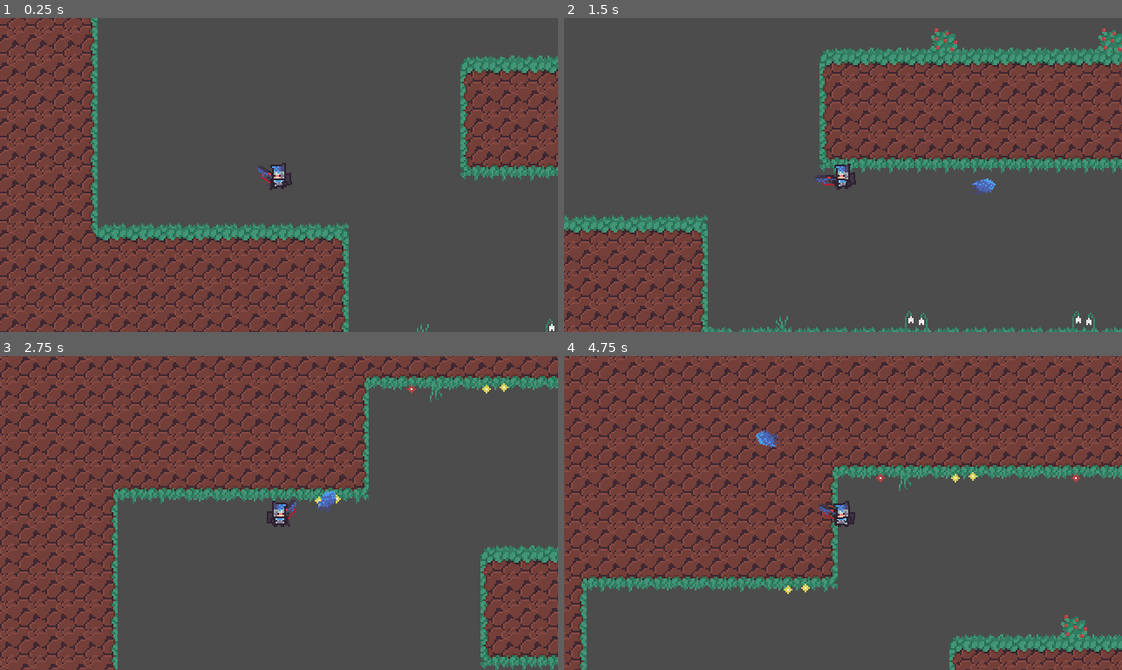
Above: before the commit, frames 1-4 (two rows, left to right).
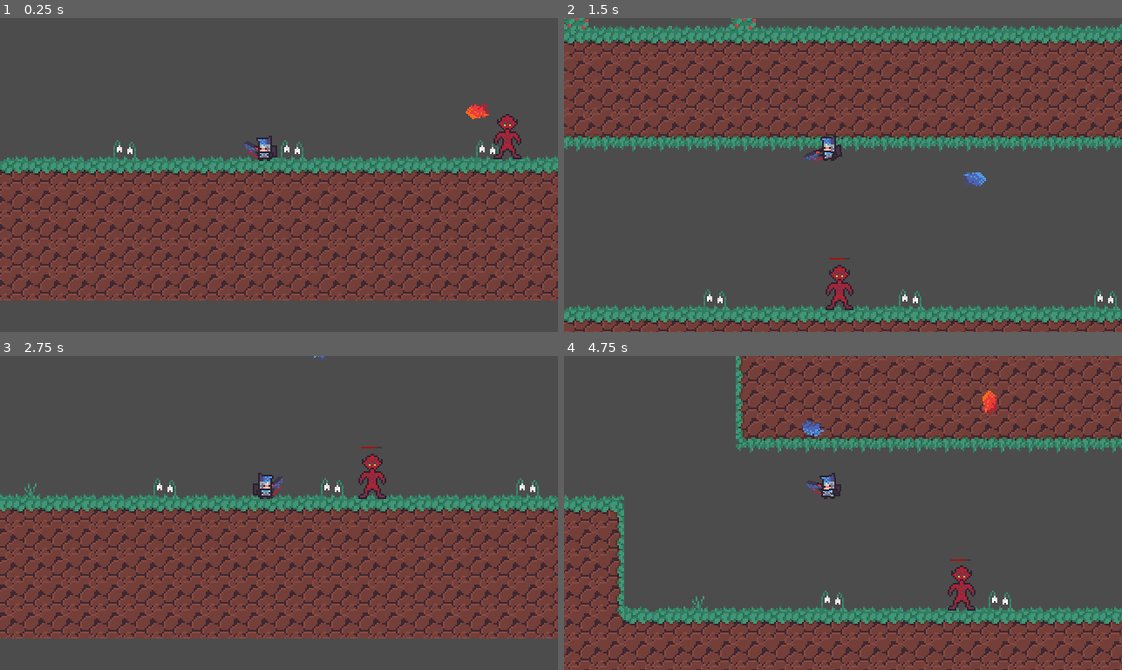
Above: after the commit, the same moments.

Repository: Riudin/Rogue-Worlds
Game: Godot game, scene res://MainScenes/World.tscn
Same seed, same stepped clock (60 frames per second), same inputs: the game is played once before the commit and once after it.
Inputs (mouse positions are in pixels of both pictures, inside the frame that each line leads up to):
- Up to frame 1 (0.25 s): no input
- Up to frame 2 (1.5 s): move the mouse to (965, 159) at 0.52 s; press the mouse at (965, 159) at 0.53 s; hold E (dash_right) from 0.53 s (still down); tap Space (jump) at 0.77, 0.8, 1.07, 1.35 s; move the mouse to (731, 190) at 1.27 s; release the mouse at (731, 190) at 1.28 s
- Up to frame 3 (2.75 s): tap Space (jump) at 1.52, 1.82, 2.3 s; click (167, 528) at 1.55 s; move the mouse to (334, 443) at 2.02 s; release E (dash_right) at 2.03 s; press the mouse at (334, 443) at 2.03 s; hold Q (dash_left) from 2.03 s (still down)
- Up to frame 4 (4.75 s): move the mouse to (815, 575) at 2.77 s; release Q (dash_left) at 2.78 s; release the mouse at (815, 575) at 2.78 s; hold E (dash_right) 2.78-4.28 s; click (815, 575) at 2.85 s; tap Space (jump) at 3.02, 3.32, 3.6, 3.77, 4.07, 4.52 s; move the mouse to (1010, 560) at 3.52 s; move the mouse to (675, 465) at 4.27 s; hold Q (dash_left) from 4.28 s (still down); click (675, 465) at 4.35 s

The runs differ from the first frame. In frame 1, 55% of the frame differs, in the area x 0-100%, y 0-100%; in frame 2, 49%; in frame 3, 74%; in frame 4, 62%.

Commit message:
Made the enemy seek the player and shoot
a lot of code borrowed from risk of ghosts

Diff:
--- /dev/null
+++ b/Godot Project/Enemies/Enemy.gd
@@ -0,0 +1,230 @@
+extends KinematicBody2D
+
+export(int) var RUN_SPEED = 100
+export(int) var ACCELERATION = 1200
+export(int) var FRICTION = 25*60
+export(int) var KNOCKBACK = 2
+#export(int) var MAX_FALL_SPEED = 400
+##export(int) var DASH_SPEED = 600
+#
+#export(float) var JUMP_HEIGHT = 100.0
+#export(float) var JUMP_TIME_TO_PEAK = 0.5
+#export(float) var JUMP_TIME_TO_DESCEND = 0.4
+#
+#onready var jump_velocity : float = (2.0 * JUMP_HEIGHT) / JUMP_TIME_TO_PEAK * -1.0
+#onready var jump_gravity : float = (-2.0 * JUMP_HEIGHT) / (JUMP_TIME_TO_PEAK * JUMP_TIME_TO_PEAK) * -1.0
+#onready var fall_gravity : float = (-2.0 * JUMP_HEIGHT) / (JUMP_TIME_TO_DESCEND * JUMP_TIME_TO_DESCEND) * -1.0
+
+
+
+export(int) var health = 4
+#export(int) var speed = 500
+export(int) var damage = 2
+export(int) var gravity = 20
+export(int) var projectile_range = 100
+export(int) var projectile_speed = 400
+export(String, "normal", "boss") var enemy_type = "normal"
+export(String) var boss_name = null
+export(PackedScene) onready var projectile
+
+enum {
+	IDLE,
+	CHASE,
+	SHOOT
+}
+
+onready var ray_cast = $RayCast2D
+onready var health_bar = $HealthBar
+onready var sprite = $Sprite
+onready var player_detection_zone = $PlayerDetectionZone
+onready var shoot_origin = $ShootOrigin
+onready var shoot_timer = $ShootTimer
+#onready var soft_collision = $SoftCollision
+
+var velocity = Vector2.ZERO
+#var facing_right = true setget orient_sprites
+var stun = false
+var direction = 1   #1 == right and -1 == left
+var facing_right = true
+var state = IDLE
+var can_shoot = true
+var cooldown = 4
+var player = null setget new_player
+
+func new_player(new_player):
+	if new_player != null:
+		player = new_player
+
+
+func _ready():
+	health = int(health) # not sure yet if we want health only as ints
+	health_bar.max_value = health
+	health_bar.value = health
+	health_bar.set_as_toplevel(true)
+	if enemy_type == "normal": boss_name = null
+
+
+func _process(_delta):
+	health_bar.set_position(position - Vector2(6, 30))
+
+
+func _physics_process(delta):
+	velocity.y += gravity
+#	velocity.x = speed * direction
+#	if ray_cast.is_colliding():
+#		direction *= -1
+	if facing_right:
+		ray_cast.scale.x = 1
+	else:
+		ray_cast.scale.x = -1
+
+	velocity = move_and_slide(velocity)
+
+	match state:
+		IDLE:
+			velocity = velocity.move_toward(Vector2.ZERO, FRICTION * delta)
+			seek_player()
+			#check_wander_timer()
+
+
+
+		#WANDER:
+			#seek_player()
+			#check_wander_timer()
+			#wander_controller.start_positon = global_position
+			#var direction = global_position.direction_to(wander_controller.target_position)
+			#accelerate_to_point(wander_controller.target_position, delta)
+
+			#if global_position.distance_to(wander_controller.target_position) <= 20:
+			#	velocity = velocity.move_toward(direction * maxspeed * global_position.distance_to(wander_controller.target_position) / 5, ACCELERATION * delta)
+			#	wander_controller.start_wander_timer(1)
+
+
+
+
+
+		CHASE:
+			if can_shoot:
+				state = SHOOT
+			self.player = player_detection_zone.player
+			if player != null:
+				accelerate_to_point(player.global_position, delta) #much better way of getting the right vector
+				seek_player()
+			else:
+				state = IDLE
+
+
+
+
+
+		SHOOT:
+			self.player = player_detection_zone.player
+			shoot_origin.look_at(player.global_position)
+#			if facing_right:
+#				animation_player.play("AttackRight")
+#			else:
+#				animation_player.play("AttackLeft")
+#			yield(get_tree().create_timer(2.0), "timeout")
+			fire()
+			seek_player()
+
+
+func fire():
+	if can_shoot:
+		var new_p = projectile.instance()
+		var projectile_direction = shoot_origin.global_position.direction_to(player.global_position)
+		get_node("/root").add_child(new_p)
+
+		new_p.position = shoot_origin.global_position
+		new_p.rotation = projectile_direction.angle()
+		new_p.projectile_direction = projectile_direction
+		new_p.projectile_speed = projectile_speed
+		new_p.damage = damage
+		new_p.projectile_range = projectile_range
+
+		shoot_timer.start(cooldown)
+		can_shoot = false
+
+
+func accelerate_to_point(point, delta):
+	var direction = global_position.direction_to(point)
+	velocity = velocity.move_toward(direction * RUN_SPEED, ACCELERATION * delta)
+	if velocity.x > 0:
+		facing_right = true
+	elif velocity.x < 0:
+		facing_right = false
+
+
+#########################################################
+#func move():
+##	if stun == false:
+##		velocity = velocity.normalized() * speed
+###		if soft_collision.is_colliding():
+###			velocity += soft_collision.get_push_vector() * 25
+#	velocity.x += RUN_SPEED * direction
+#	if is_on_wall():
+#		direction = direction * -1
+#
+#
+#	velocity = move_and_slide(velocity)
+#	elif stun:
+#		velocity = lerp(velocity, Vector2.ZERO, 0.6)
+#########################################################
+
+#func apply_friction():
+#	velocity.x = move_toward(velocity.x, 0, FRICTION)
+#
+#
+#func apply_acceleration(amount):
+#	velocity.x = move_toward(velocity.x, RUN_SPEED * amount, ACCELERATION)
+
+
+#func get_gravity() -> float:
+#	return jump_gravity if velocity.y < 0.0 else fall_gravity
+#
+#
+#func jump():
+#	velocity.y = jump_velocity
+
+
+func seek_player():
+	if player_detection_zone.can_see_player():
+		if can_shoot:
+			state = SHOOT
+		else:
+			state = CHASE
+
+
+func apply_damage(dmg):
+	health -= dmg
+	health_bar.visible = true
+	health_bar.value = health
+	if stun == false:
+		apply_stun(0.1)
+	if health <= 0:
+		on_destroy()
+
+
+func apply_stun(time):
+	velocity = - velocity * KNOCKBACK
+	sprite.modulate = Color.red
+	stun = true
+	$StunTimer.set_wait_time(time)
+	$StunTimer.start()
+
+
+func _on_StunTimer_timeout():
+	sprite.modulate = Color.white
+	stun = false
+
+
+func on_destroy():
+	queue_free()
+
+
+func _on_ShootTimer_timeout():
+	can_shoot = true
+
+
+func get_class(): return "Enemy" # used for collision detection
+func is_class(name): return name == "Enemy" or .is_class(name)
--- /dev/null
+++ b/Godot Project/Enemies/Imp.tscn
@@ -0,0 +1,76 @@
+[gd_scene load_steps=9 format=2]
+
+[ext_resource path="res://Sprites/enemy_imp.png" type="Texture" id=1]
+[ext_resource path="res://Enemies/Enemy.gd" type="Script" id=2]
+[ext_resource path="res://Sprites/white_box.png" type="Texture" id=3]
+[ext_resource path="res://Utility/PlayerDetectionZone.tscn" type="PackedScene" id=5]
+[ext_resource path="res://Items/ImpBullet.tscn" type="PackedScene" id=6]
+[ext_resource path="res://Utility/SoftCollision.tscn" type="PackedScene" id=7]
+[ext_resource path="res://Utility/Hitbox.tscn" type="PackedScene" id=8]
+
+[sub_resource type="RectangleShape2D" id=1]
+extents = Vector2( 7, 12 )
+
+[node name="Imp" type="KinematicBody2D"]
+collision_layer = 2
+collision_mask = 4
+script = ExtResource( 2 )
+projectile_range = 69
+projectile_speed = 150
+projectile = ExtResource( 6 )
+
+[node name="Sprite" type="Sprite" parent="."]
+position = Vector2( 0, -16 )
+texture = ExtResource( 1 )
+
+[node name="CollisionShape2D" type="CollisionShape2D" parent="."]
+visible = false
+position = Vector2( 0, -12 )
+shape = SubResource( 1 )
+
+[node name="HealthBar" type="TextureProgress" parent="."]
+visible = false
+anchor_left = 0.5
+anchor_right = 0.5
+margin_left = -6.0
+margin_top = -30.0
+margin_right = 6.0
+margin_bottom = -29.0
+texture_under = ExtResource( 3 )
+texture_progress = ExtResource( 3 )
+tint_under = Color( 0.192157, 0.192157, 0.192157, 0.654902 )
+tint_progress = Color( 0.701961, 0.0588235, 0.0588235, 0.831373 )
+nine_patch_stretch = true
+
+[node name="StunTimer" type="Timer" parent="."]
+
+[node name="ShootTimer" type="Timer" parent="."]
+
+[node name="RayCast2D" type="RayCast2D" parent="."]
+position = Vector2( 0, -12 )
+enabled = true
+cast_to = Vector2( 9, 0 )
+
+[node name="SoftCollision" parent="." instance=ExtResource( 7 )]
+collision_layer = 128
+collision_mask = 128
+
+[node name="PlayerDetectionZone" parent="." instance=ExtResource( 5 )]
+visible = true
+collision_layer = 0
+
+[node name="CollisionShape2D" parent="PlayerDetectionZone" index="0"]
+visible = false
+
+[node name="Hitbox" parent="." instance=ExtResource( 8 )]
+collision_layer = 32
+
+[node name="ShootOrigin" type="Position2D" parent="."]
+position = Vector2( 0, -17 )
+
+[connection signal="timeout" from="StunTimer" to="." method="_on_StunTimer_timeout"]
+[connection signal="timeout" from="ShootTimer" to="." method="_on_ShootTimer_timeout"]
+
+[editable path="SoftCollision"]
+[editable path="PlayerDetectionZone"]
+[editable path="Hitbox"]
--- a/Godot Project/Items/Bullet.tscn
+++ b/Godot Project/Items/Bullet.tscn
@@ -24,10 +24,13 @@
 height = 6.0
 
 [node name="Bullet" type="Area2D"]
+collision_layer = 16
+collision_mask = 2
 script = ExtResource( 2 )
+projectile_type = "friendly"
 
 [node name="Sprite" type="AnimatedSprite" parent="."]
-frames = SubResource( 3 )
+frames = SubResource( 7 )
 speed_scale = 2.0
 
 [node name="CollisionShape2D" type="CollisionShape2D" parent="."]
--- a/Godot Project/Items/DefaultGun.tscn
+++ b/Godot Project/Items/DefaultGun.tscn
@@ -12,7 +12,7 @@
 bullet = ExtResource( 3 )
 
 [node name="Sprite" type="Sprite" parent="."]
-position = Vector2( -2, -1 )
+position = Vector2( -4, 0 )
 texture = ExtResource( 1 )
 offset = Vector2( 7, 0 )
 
--- /dev/null
+++ b/Godot Project/Items/ImpBullet.tscn
@@ -0,0 +1,37 @@
+[gd_scene load_steps=7 format=2]
+
+[ext_resource path="res://Sprites/imp_bullet.png" type="Texture" id=1]
+[ext_resource path="res://Items/Projectile.gd" type="Script" id=2]
+
+[sub_resource type="AtlasTexture" id=6]
+atlas = ExtResource( 1 )
+region = Rect2( 0, 0, 16, 16 )
+
+[sub_resource type="AtlasTexture" id=7]
+atlas = ExtResource( 1 )
+region = Rect2( 16, 0, 16, 16 )
+
+[sub_resource type="SpriteFrames" id=5]
+animations = [ {
+"frames": [ SubResource( 6 ), SubResource( 7 ) ],
+"loop": true,
+"name": "default",
+"speed": 5.0
+} ]
+
+[sub_resource type="CapsuleShape2D" id=4]
+radius = 5.0
+height = 6.0
+
+[node name="Bullet" type="Area2D"]
+collision_layer = 16
+script = ExtResource( 2 )
+projectile_type = "friendly"
+
+[node name="Sprite" type="AnimatedSprite" parent="."]
+frames = SubResource( 5 )
+speed_scale = 2.0
+
+[node name="CollisionShape2D" type="CollisionShape2D" parent="."]
+rotation = 1.5708
+shape = SubResource( 4 )
--- a/Godot Project/Items/Projectile.gd
+++ b/Godot Project/Items/Projectile.gd
@@ -1,10 +1,12 @@
 extends Area2D
 
 
-#export(String) var projectile_type := "hostile"
+export(String, "hostile", "friendly") var projectile_type := "hostile"
 
+onready var sprite = $Sprite
+
+var projectile_direction := Vector2.ZERO
 var projectile_speed
-var projectile_direction := Vector2.ZERO
 var damage
 var projectile_range
 
@@ -12,6 +14,7 @@
 
 
 func _ready():
+	sprite.playing = true
 	self.connect("area_entered", self, "_on_impact")
 	self.connect("body_entered", self, "_on_impact")
 
@@ -32,12 +35,12 @@
 
 func _on_impact(target):
 	#janky af. this is just until collision layers are configured
-	if target.is_in_group("Player"): return
+	if target.get_class() == "Player": return
 	if target.is_in_group("projectiles"): return
 	if target.is_in_group("terrain"): return
-#	if projectile_type == "friendly":
-#		if (target.get_class() == "Enemy"):
-#			target.apply_damage(damage)
+	if projectile_type == "friendly":
+		if (target.get_class() == "Enemy"):
+			target.apply_damage(damage)
 #	if projectile_type == "hostile":
 #		if (target.get_parent().get_class() == "Player"):
 #			target.get_parent().apply_damage(damage)
--- a/Godot Project/MainScenes/World.tscn
+++ b/Godot Project/MainScenes/World.tscn
@@ -1,12 +1,16 @@
-[gd_scene load_steps=3 format=2]
+[gd_scene load_steps=4 format=2]
 
 [ext_resource path="res://Player/Player.tscn" type="PackedScene" id=1]
 [ext_resource path="res://Objects/Level_1.tscn" type="PackedScene" id=2]
+[ext_resource path="res://Enemies/Imp.tscn" type="PackedScene" id=3]
 
 [node name="World" type="Node2D"]
 
 [node name="Level_1" parent="." instance=ExtResource( 2 )]
 
 [node name="Player" parent="." instance=ExtResource( 1 )]
-position = Vector2( 16, 72 )
+position = Vector2( 264, 192 )
 JUMP_HEIGHT = 80.0
+
+[node name="Imp" parent="." instance=ExtResource( 3 )]
+position = Vector2( 416, 192 )
--- a/Godot Project/Objects/Level_1.tscn
+++ b/Godot Project/Objects/Level_1.tscn
@@ -5,4 +5,6 @@
 [node name="Level_1" type="Node2D"]
 
 [node name="TileMap" parent="." groups=["terrain"] instance=ExtResource( 1 )]
+collision_layer = 4
+collision_mask = 0
 tile_data = PoolIntArray( -589834, 14, 0, -589833, 14, 0, -589832, 14, 0, -589831, 14, 0, -589830, 14, 0, -589829, 14,  …(22429 unchanged characters)…
--- a/Godot Project/Player/Player.gd
+++ b/Godot Project/Player/Player.gd
@@ -4,10 +4,9 @@
 
 export(int) var RUN_SPEED = 150
 export(int) var ACCELERATION = 20
-export(int) var FRICTION = 15
+export(int) var FRICTION = 25
 export(int) var MAX_FALL_SPEED = 400
 export(int) var DASH_SPEED = 600
-
 
 export(float) var JUMP_HEIGHT = 100.0
 export(float) var JUMP_TIME_TO_PEAK = 0.5
@@ -17,15 +16,14 @@
 onready var jump_gravity : float = (-2.0 * JUMP_HEIGHT) / (JUMP_TIME_TO_PEAK * JUMP_TIME_TO_PEAK) * -1.0
 onready var fall_gravity : float = (-2.0 * JUMP_HEIGHT) / (JUMP_TIME_TO_DESCEND * JUMP_TIME_TO_DESCEND) * -1.0
 
-
 onready var animationPlayer = $AnimationPlayer
 # weapon needs to link to an interchangable weapon in the future. for now it's set on default
 onready var weapon = get_node("Sprites/BackHand/WeaponPosition/DefaultGun")
 
-
 var velocity = Vector2.ZERO
 var dashing = false
 var facing_right = true setget orient_sprites
+
 
 func _physics_process(delta):
 	velocity.y += get_gravity() * delta
@@ -74,14 +72,18 @@
 
 	velocity = move_and_slide(velocity, Vector2.UP)
 
+
 func apply_friction():
 	velocity.x = move_toward(velocity.x, 0, FRICTION)
+
 
 func apply_acceleration(amount):
 	velocity.x = move_toward(velocity.x, RUN_SPEED * amount, ACCELERATION)
 
+
 func get_gravity() -> float:
 	return jump_gravity if velocity.y < 0.0 else fall_gravity
+
 
 func jump():
 	velocity.y = jump_velocity
@@ -89,11 +91,13 @@
 		dashing = false
 		velocity.x = velocity.x * 0.2
 
+
 func dash(dir):
 	dashing = true
 	velocity.x = DASH_SPEED * dir
 	yield(get_tree().create_timer(0.3), "timeout")
 	dashing = false
+
 
 func orient_sprites(right_is_new):
 	if facing_right != right_is_new && right_is_new:
@@ -103,3 +107,7 @@
 	elif facing_right != right_is_new && !right_is_new:
 		facing_right = right_is_new
 		animationPlayer.play("FlipLeft")
+
+
+func get_class(): return "Player" # used for collision detection
+func is_class(name): return name == "Player" or .is_class(name)
--- a/Godot Project/Player/Player.tscn
+++ b/Godot Project/Player/Player.tscn
@@ -827,9 +827,11 @@
 }
 
 [node name="Player" type="KinematicBody2D" groups=["Player"]]
+collision_mask = 7
 script = ExtResource( 5 )
 
 [node name="Sprites" type="Node2D" parent="."]
+position = Vector2( -8, -16 )
 
 [node name="LeftFoot" type="Sprite" parent="Sprites"]
 position = Vector2( 8, 8 )
@@ -883,7 +885,7 @@
 region_rect = Rect2( 0, 0, 96, 32 )
 
 [node name="CollisionShape2D" type="CollisionShape2D" parent="."]
-position = Vector2( 8, 11 )
+position = Vector2( 0, -5 )
 shape = SubResource( 1 )
 
 [node name="AnimationPlayer" type="AnimationPlayer" parent="."]
--- /dev/null
+++ b/Godot Project/Utility/Hitbox.tscn
@@ -0,0 +1,12 @@
+[gd_scene load_steps=2 format=2]
+
+[sub_resource type="CapsuleShape2D" id=1]
+radius = 7.0
+height = 12.0
+
+[node name="Hitbox" type="Area2D"]
+visible = false
+
+[node name="CollisionShape2D" type="CollisionShape2D" parent="."]
+position = Vector2( 0, -12 )
+shape = SubResource( 1 )
--- /dev/null
+++ b/Godot Project/Utility/PlayerDetectionZone.gd
@@ -0,0 +1,16 @@
+extends Area2D
+
+var player = null
+
+
+func can_see_player():
+	return player != null
+
+
+func _on_PlayerDetectionZone_body_entered(body):
+	if body.is_in_group("Player"):
+		player = body# Replace with function body.
+
+func _on_PlayerDetectionZone_body_exited(body):
+	if body.is_in_group("Player"):
+		player = null
--- /dev/null
+++ b/Godot Project/Utility/PlayerDetectionZone.tscn
@@ -0,0 +1,17 @@
+[gd_scene load_steps=3 format=2]
+
+[ext_resource path="res://Utility/PlayerDetectionZone.gd" type="Script" id=1]
+
+[sub_resource type="CircleShape2D" id=1]
+radius = 219.002
+
+[node name="PlayerDetectionZone" type="Area2D"]
+visible = false
+script = ExtResource( 1 )
+
+[node name="CollisionShape2D" type="CollisionShape2D" parent="."]
+position = Vector2( 0, -12 )
+shape = SubResource( 1 )
+
+[connection signal="body_entered" from="." to="." method="_on_PlayerDetectionZone_body_entered"]
+[connection signal="body_exited" from="." to="." method="_on_PlayerDetectionZone_body_exited"]
--- /dev/null
+++ b/Godot Project/Utility/SoftCollision.tscn
@@ -0,0 +1,12 @@
+[gd_scene load_steps=2 format=2]
+
+[sub_resource type="CapsuleShape2D" id=1]
+radius = 8.0
+height = 12.0
+
+[node name="SoftCollision" type="Area2D"]
+visible = false
+
+[node name="CollisionShape2D" type="CollisionShape2D" parent="."]
+position = Vector2( 0, -12 )
+shape = SubResource( 1 )
--- a/Godot Project/project.godot
+++ b/Godot Project/project.godot
@@ -102,6 +102,17 @@
  ]
 }
 
+[layer_names]
+
+2d_physics/layer_1="Player"
+2d_physics/layer_2="Enemy"
+2d_physics/layer_3="Environment"
+2d_physics/layer_4="Ressource"
+2d_physics/layer_5="Projectile"
+2d_physics/layer_6="Hitbox"
+2d_physics/layer_7="Hurtbox"
+2d_physics/layer_8="SoftCollision"
+
 [physics]
 
 common/enable_pause_aware_picking=true
Not shown: 1 places in Godot Project/Items/Bullet.tscn that only renumber resources
Binary file added: Godot Project/Sprites/2DPlatformerCartoonPack/Backgrounds/Parts/Corruption/Clouds1.png
Not shown, added: Godot Project/Sprites/2DPlatformerCartoonPack/Backgrounds/Parts/Corruption/Clouds1.png.import
Binary file added: Godot Project/Sprites/2DPlatformerCartoonPack/Backgrounds/Parts/Corruption/Clouds2.png
Not shown, added: Godot Project/Sprites/2DPlatformerCartoonPack/Backgrounds/Parts/Corruption/Clouds2.png.import
Binary file added: Godot Project/Sprites/2DPlatformerCartoonPack/Backgrounds/Parts/Corruption/Color.png
Not shown, added: Godot Project/Sprites/2DPlatformerCartoonPack/Backgrounds/Parts/Corruption/Color.png.import
Binary file added: Godot Project/Sprites/2DPlatformerCartoonPack/Backgrounds/Parts/Corruption/Hills1.png
Not shown, added: Godot Project/Sprites/2DPlatformerCartoonPack/Backgrounds/Parts/Corruption/Hills1.png.import
Binary file added: Godot Project/Sprites/2DPlatformerCartoonPack/Backgrounds/Parts/Corruption/Hills2.png
Not shown, added: Godot Project/Sprites/2DPlatformerCartoonPack/Backgrounds/Parts/Corruption/Hills2.png.import
Binary file added: Godot Project/Sprites/2DPlatformerCartoonPack/Backgrounds/Parts/Corruption/Hills3.png
(and 1353 more such lines)
